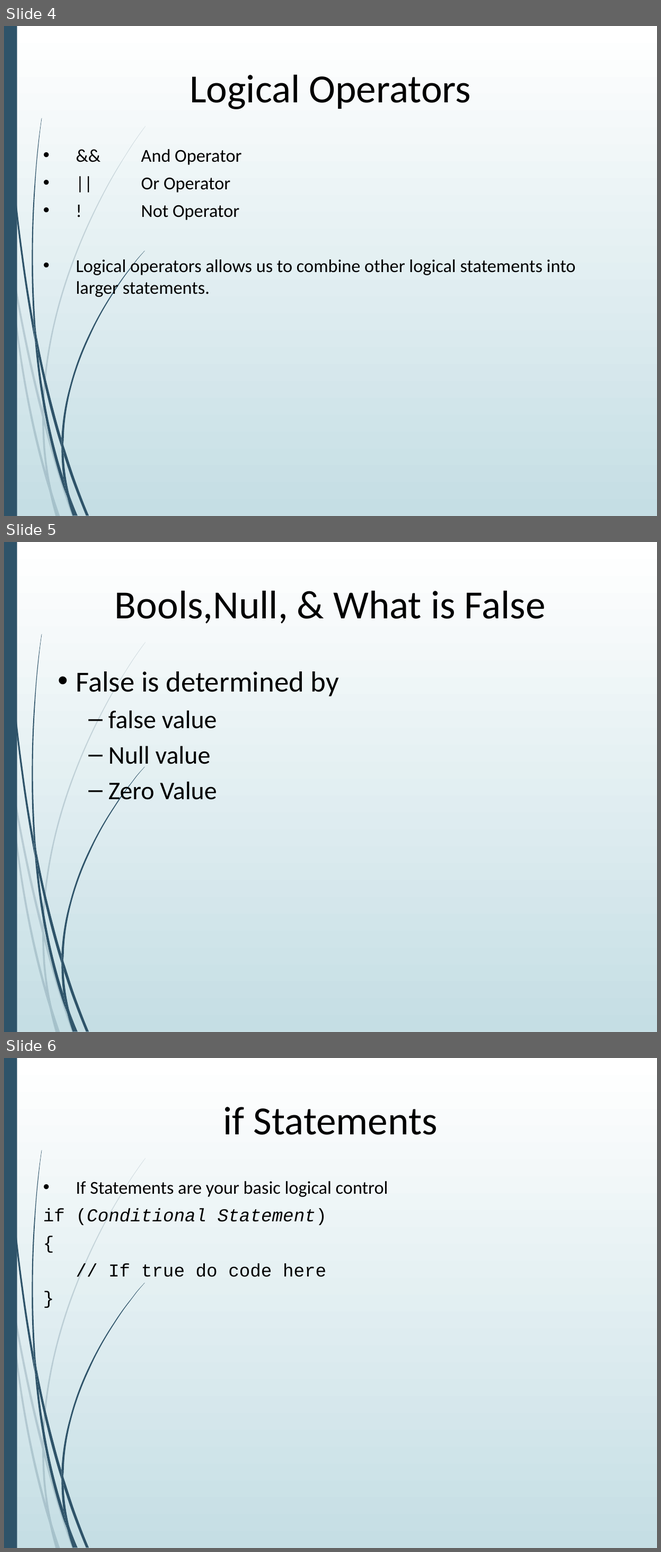
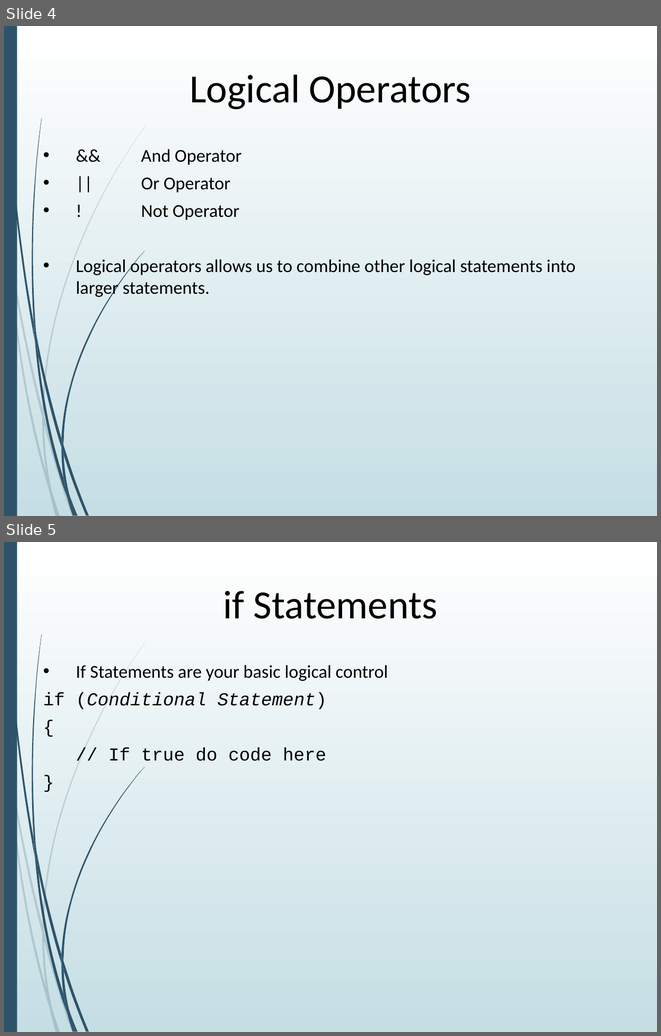
Before and after one commit to AGGP-NHTI/AGGP101c, a slide deck: LABS/LAB03/LAB03_Logic.pptx. Shown one above the other, each under a label of ours: slides 4, 5 and 6 before the commit, slides 4 and 5 after it. The pictures are 661x1552 and 661x1036 pixels, drawn with LibreOffice and Linux fonts; fonts in the diff are those of the drawing. Boxes give left, top, right and bottom in pixels: in the first picture for what was removed or moved away, otherwise in the second. Text is boxed around its words. In the diff, an @@ line names an element or a change of style, - is before the commit and + after.

```diff
--- a/LABS/LAB03/LAB03_Logic.pptx
+++ b/LABS/LAB03/LAB03_Logic.pptx
@@ slide 5 removed at (x1=4, y1=542, x2=657, y2=1032), background gradient #FFFFFF to #C5DEE5; not listed: 23 template elements that a slide beside it also shows @@
@@ title removed at (x1=115, y1=590, x2=546, y2=624) @@
-Bools,Null, & What is False
@@ text removed at (x1=76, y1=671, x2=339, y2=805) @@
-• False is determined by
-  – false value
-  – Null value
-  – Zero Value
@@ what was slide 6 is now slide 5 @@
```
Also in this commit, not shown: 9 other files.
